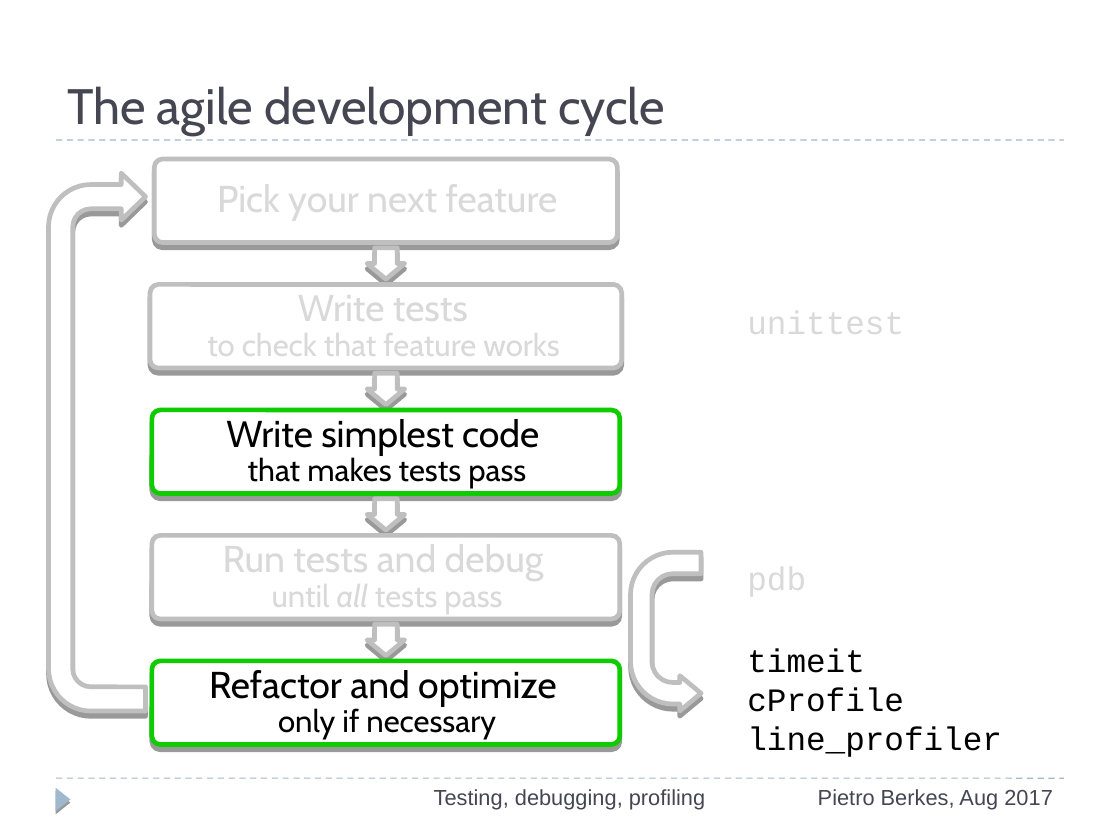
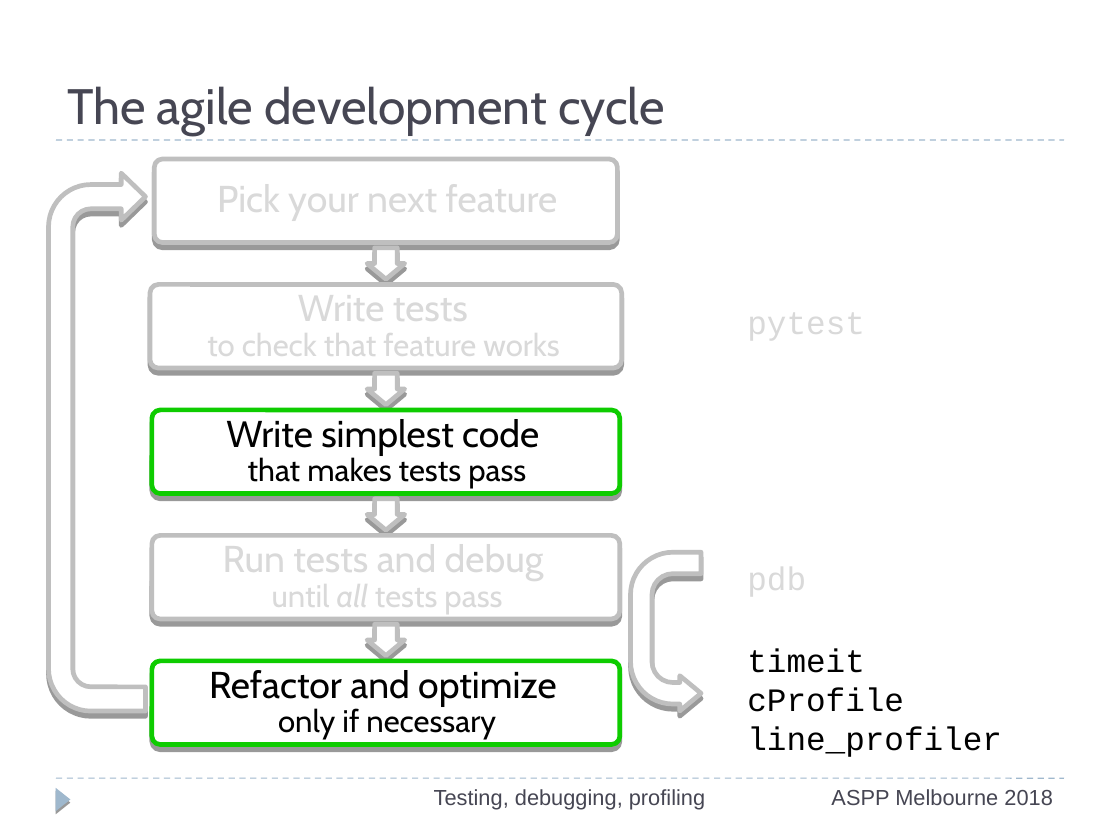
Before and after one commit to ASPP/testing_debugging_profiling, a slide deck: slide 55 of testing-debugging-profiling.odp. Drawn at 1120x840 pixels with LibreOffice and Linux fonts; fonts in the diff are those of the drawing; background and template pictures are left out. Boxes give left, top, right and bottom in pixels: in the first picture for what was removed or moved away, otherwise in the second. Text is boxed around its words. In the diff, an @@ line names an element or a change of style, - is before the commit and + after.

```diff
--- a/testing-debugging-profiling.odp
+++ b/testing-debugging-profiling.odp
@@ text at <box>747,308,865,345</box>: text changed @@
-unittest
+pytest
@@ text at <box>831,789,1052,805</box>: text changed @@
-Pietro Berkes, Aug 2017
+ASPP Melbourne 2018
```
Also in this commit, not shown: 48 other slides changed.
